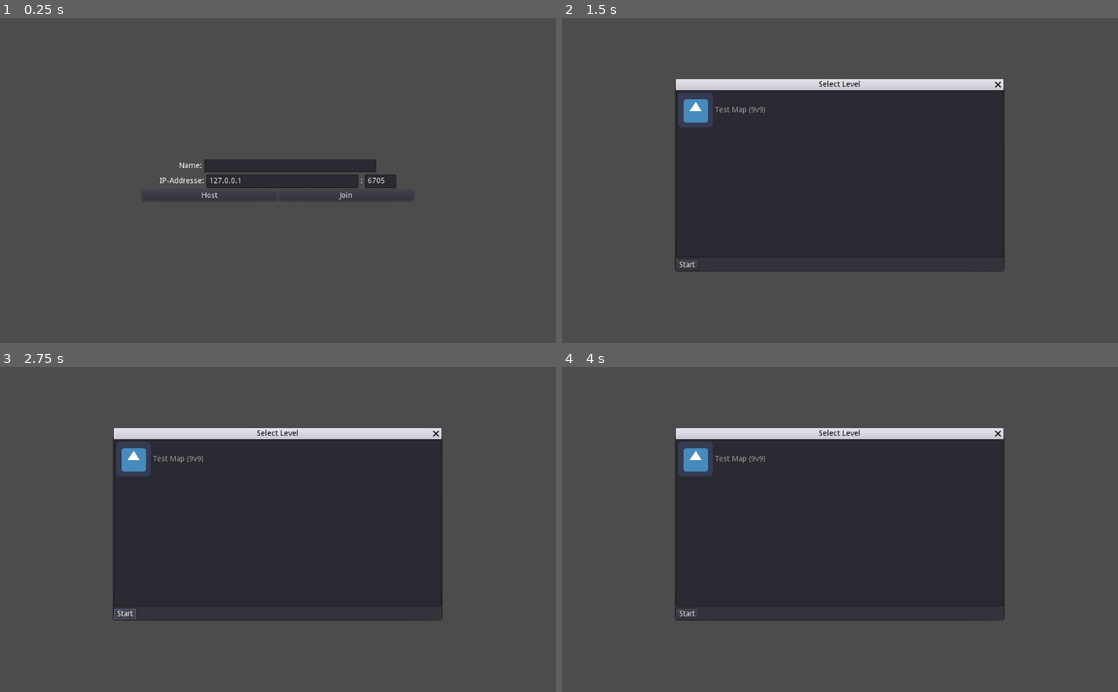
Above: before the commit, frames 1-4 (two rows, left to right).
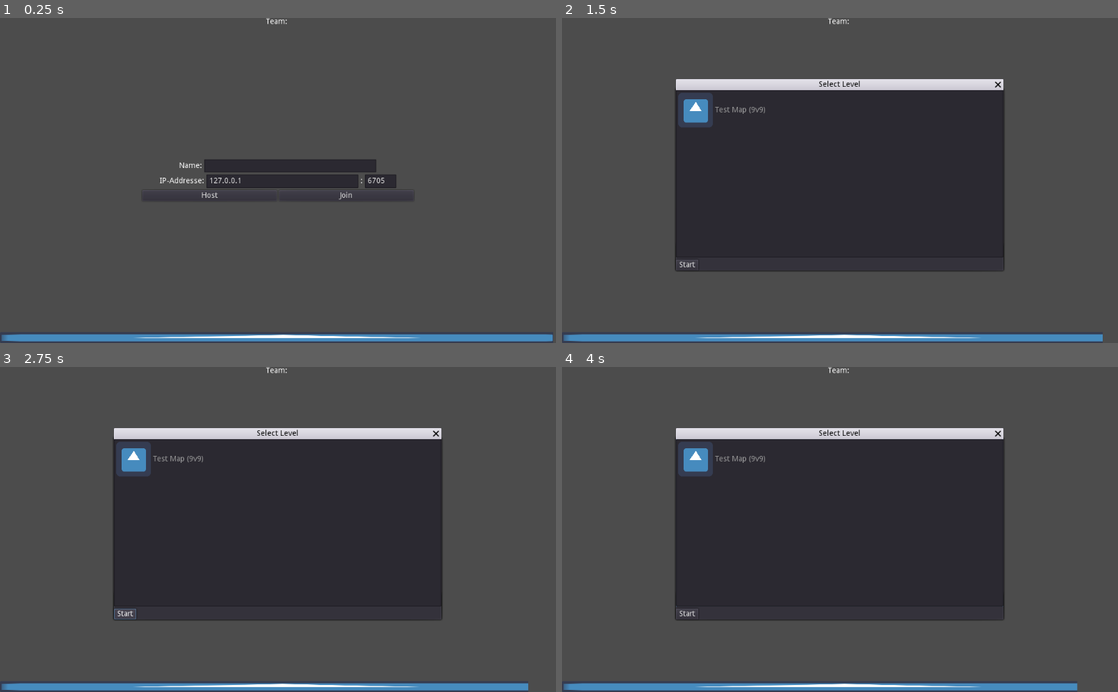
Above: after the commit, the same moments.

Repository: MrJustreborn/BattleMess
Game: Godot game, scene res://ui/main_menu.tscn
Two runs of this game, one before a commit and one after it. Both use one fixed random seed, a clock stepped at 60 frames per second and the inputs below. The engine's default icon, where the game draws it, is replaced by a stand-in: a white triangle on a blue panel in a dark square.
Inputs (mouse positions are in pixels of both pictures, inside the frame that each line leads up to):
- Up to frame 1 (0.25 s): no input
- Up to frame 2 (1.5 s): click (851, 167) at 0.52 s; type "Alex" at 0.6 s; click "Host" at 1.25 s
- Up to frame 3 (2.75 s): click "Start" at 2 s
- Up to frame 4 (4 s): click "Start" at 2.75 s; click "Join" at 3.5 s

The runs differ from the first frame. In frame 1, 2.4% of the frame differs, in the area x 0-100%, y 0-100%; in frame 2, 2.3%; in frame 3, 2.3%; in frame 4, 2.2%.

Commit message:
Show UI

Diff:
--- a/godot/ui/in_game/battle_game_ui.gd
+++ b/godot/ui/in_game/battle_game_ui.gd
@@ -4,14 +4,14 @@
 
 onready var ctrl = $"/root/controller";
 
-onready var progress = $Control/VBoxContainer/HBoxContainer/TextureProgress;
-onready var timer = $Control/VBoxContainer/HBoxContainer/TextureProgress/Timer;
-onready var text = $Control/VBoxContainer/Label;
+onready var progress = $Control2/TextureProgress;
+onready var timer = $Control2/TextureProgress/Timer;
+onready var text = $Control/Label;
 
 
 func _ready():
 	timer.start();
-	$Control.visible = false;
+	#$Control.visible = false;
 	pass
 
 func _process(delta):
--- a/godot/ui/in_game/battle_game_ui.tscn
+++ b/godot/ui/in_game/battle_game_ui.tscn
@@ -9,37 +9,24 @@
 
 [node name="Control" type="Control" parent="."]
 anchor_right = 1.0
-anchor_bottom = 1.0
 
-[node name="VBoxContainer" type="VBoxContainer" parent="Control"]
-anchor_right = 1.0
-anchor_bottom = 1.0
-size_flags_horizontal = 3
-size_flags_vertical = 3
-
-[node name="Label" type="Label" parent="Control/VBoxContainer"]
+[node name="Label" type="Label" parent="Control"]
 margin_right = 1024.0
 margin_bottom = 14.0
 text = "Team: "
 align = 1
 valign = 1
 
-[node name="MarginContainer" type="MarginContainer" parent="Control/VBoxContainer"]
-margin_top = 18.0
-margin_right = 1024.0
-margin_bottom = 576.0
-size_flags_horizontal = 3
-size_flags_vertical = 3
+[node name="Control2" type="Control" parent="."]
+anchor_top = 1.0
+anchor_right = 1.0
+anchor_bottom = 1.0
 
-[node name="HBoxContainer" type="HBoxContainer" parent="Control/VBoxContainer"]
-margin_top = 580.0
-margin_right = 1024.0
-margin_bottom = 600.0
-size_flags_horizontal = 3
-
-[node name="TextureProgress" type="TextureProgress" parent="Control/VBoxContainer/HBoxContainer"]
-margin_right = 1024.0
-margin_bottom = 20.0
+[node name="TextureProgress" type="TextureProgress" parent="Control2"]
+anchor_top = 1.0
+anchor_right = 1.0
+anchor_bottom = 1.0
+margin_top = -20.0
 size_flags_horizontal = 3
 max_value = 1000.0
 value = 1000.0
@@ -50,7 +37,7 @@
 stretch_margin_right = 10
 stretch_margin_bottom = 10
 
-[node name="Timer" type="Timer" parent="Control/VBoxContainer/HBoxContainer/TextureProgress"]
+[node name="Timer" type="Timer" parent="Control2/TextureProgress"]
 wait_time = 55.0
 one_shot = true
-[connection signal="timeout" from="Control/VBoxContainer/HBoxContainer/TextureProgress/Timer" to="." method="_on_Timer_timeout"]
+[connection signal="timeout" from="Control2/TextureProgress/Timer" to="." method="_on_Timer_timeout"]
